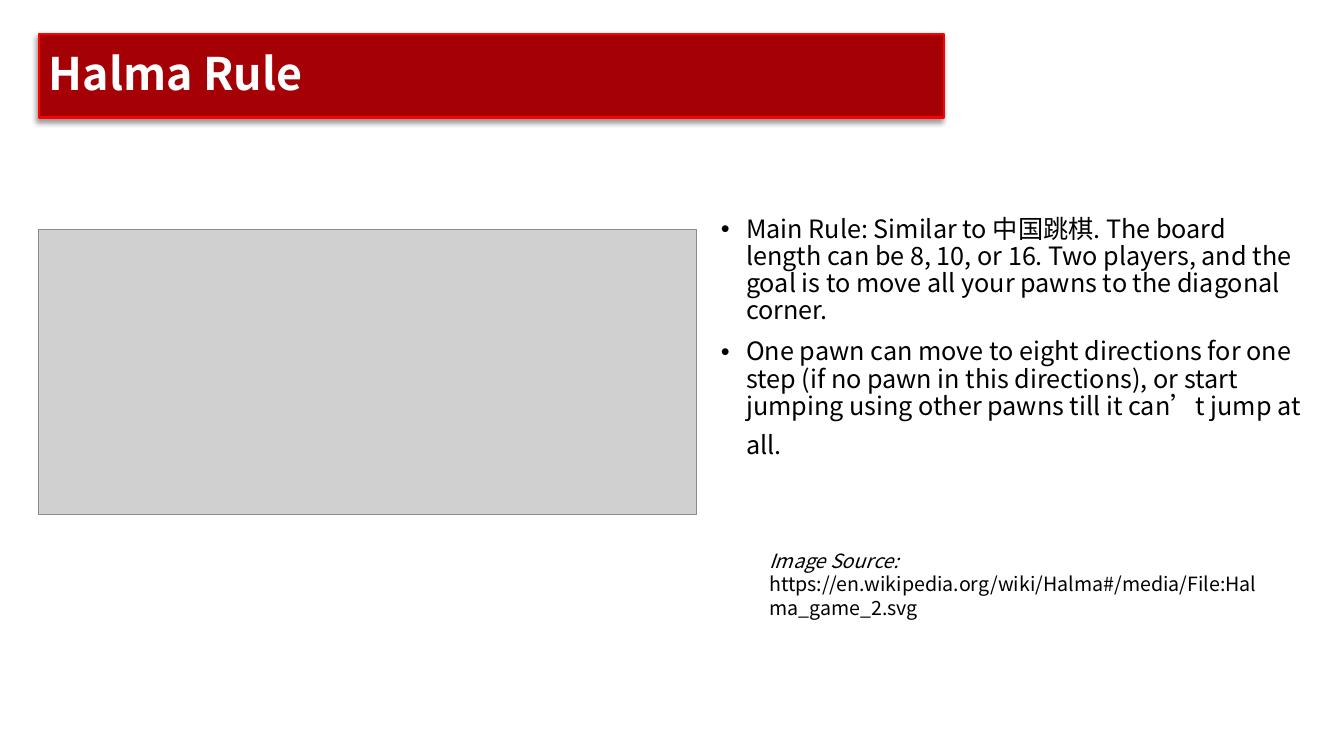
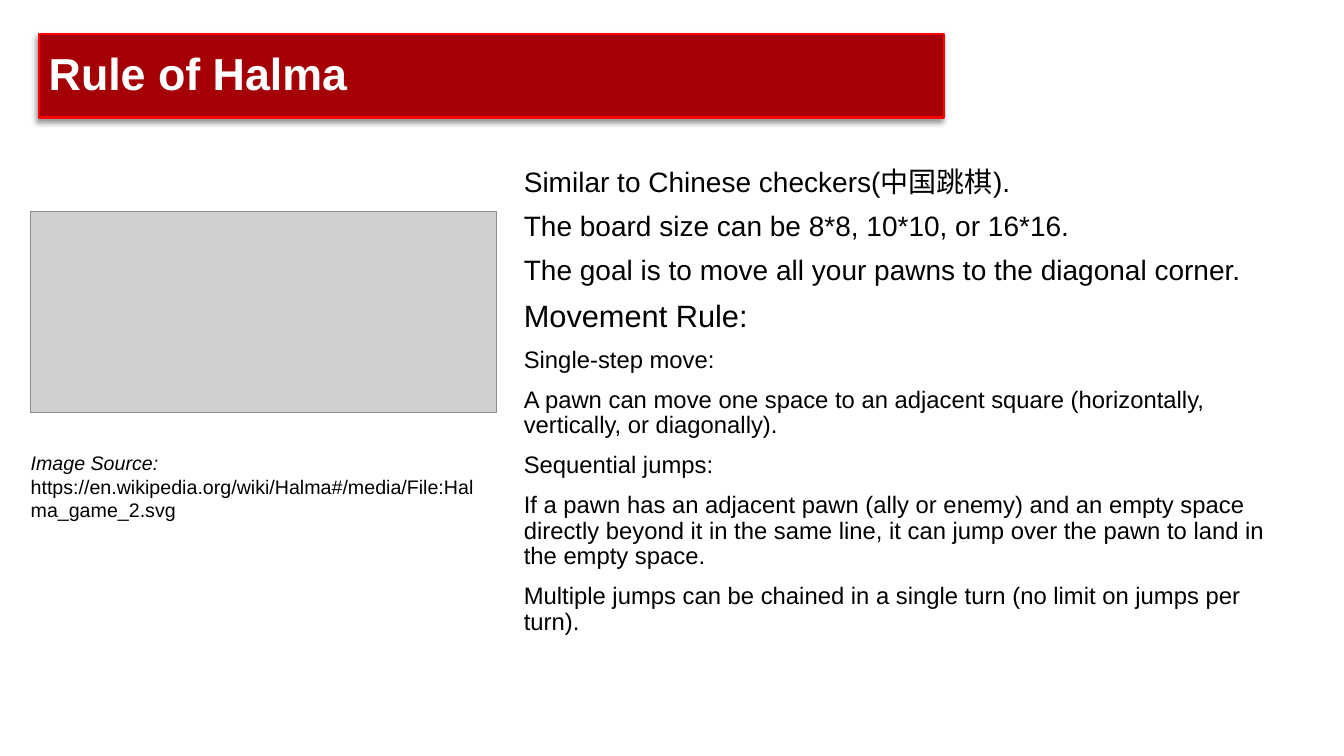
Before and after one commit to Github-Anderson/CS181-Project, a slide deck: slide 3 of presentation/proposal.pptx. Drawn at 1344x756 pixels with LibreOffice and Linux fonts; fonts in the diff are those of the drawing; grey boxes stand for pictures; background and template pictures are left out. Boxes give left, top, right and bottom in pixels: in the first picture for what was removed or moved away, otherwise in the second. Text is boxed around its words. In the diff, an @@ line names an element or a change of style, - is before the commit and + after.

```diff
--- a/presentation/proposal.pptx
+++ b/presentation/proposal.pptx
@@ title at (x1=49, y1=57, x2=347, y2=91): text changed; font Noto Sans CJK SC to Arial @@
-Halma Rule
+Rule of Halma
@@ text at (x1=524, y1=170, x2=1264, y2=635): text changed; size 18 to 17 pt; font Noto Sans CJK SC to Arial @@
-• Main Rule: Similar to 中国跳棋. The board length can be 8, 10, or 16. Two players, and the goal is to move all your pawns to the diagonal corner.
-• One pawn can move to eight directions for one step (if no pawn in this directions), or start jumping using other pawns till it can’t jump at all.
+Similar to Chinese checkers(中国跳棋).
+The board size can be 8*8, 10*10, or 16*16.
+The goal is to move all your pawns to the diagonal corner.
+Movement Rule:
+Single-step move:
+A pawn can move one space to an adjacent square (horizontally, vertically, or diagonally).
+Sequential jumps:
+If a pawn has an adjacent pawn (ally or enemy) and an empty space directly beyond it in the same line, it can jump over the pawn to land in the empty space.
+Multiple jumps can be chained in a single turn (no limit on jumps per turn).
@@ picture resized from (x1=38, y1=229, x2=697, y2=514) to (x1=30, y1=212, x2=496, y2=413) @@
@@ text "Image Source: https://en.wikipedia.org/wiki/Halma#/media/Fil ..." moved from (x1=769, y1=553, x2=1256, y2=620) to (x1=31, y1=456, x2=474, y2=521) @@
@@ text "Image Source: https://en.wikipedia.org/wiki/Halma#/media/Fil ..." at (x1=31, y1=456, x2=474, y2=521): font Noto Sans CJK SC to Arial @@
```
Also in this commit, not shown: 9 other slides changed, 1 other file.
